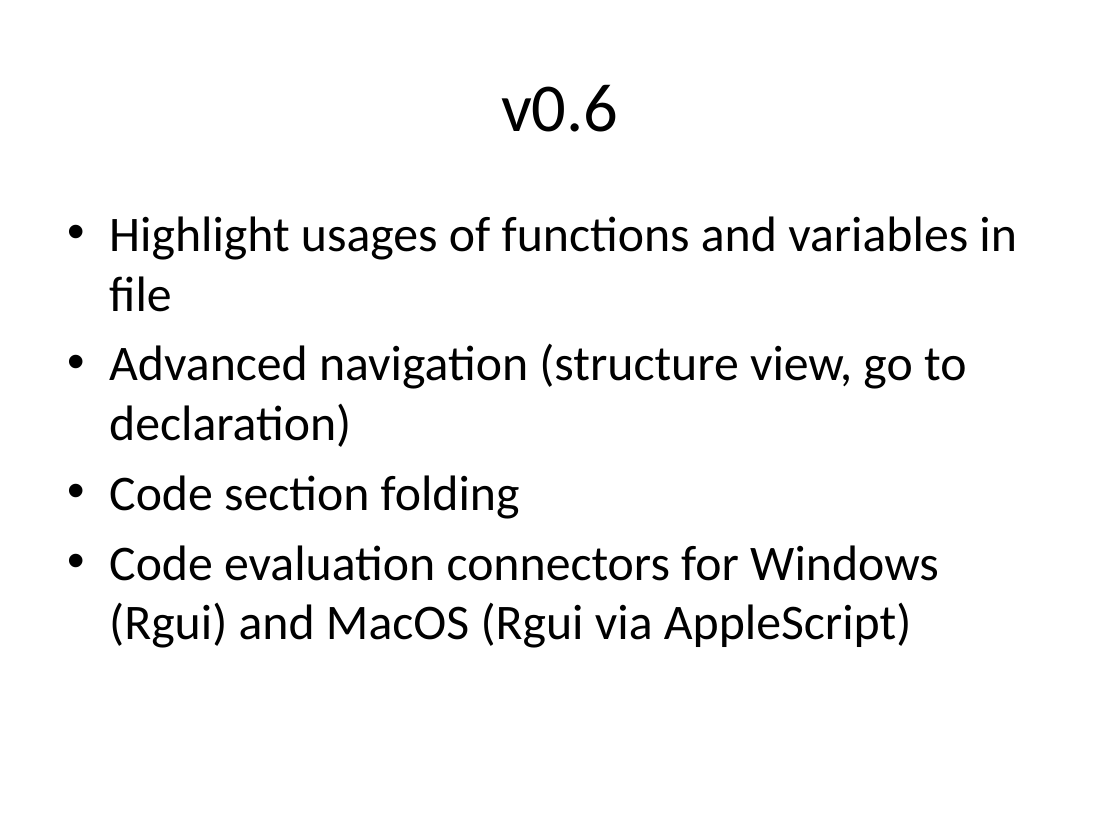
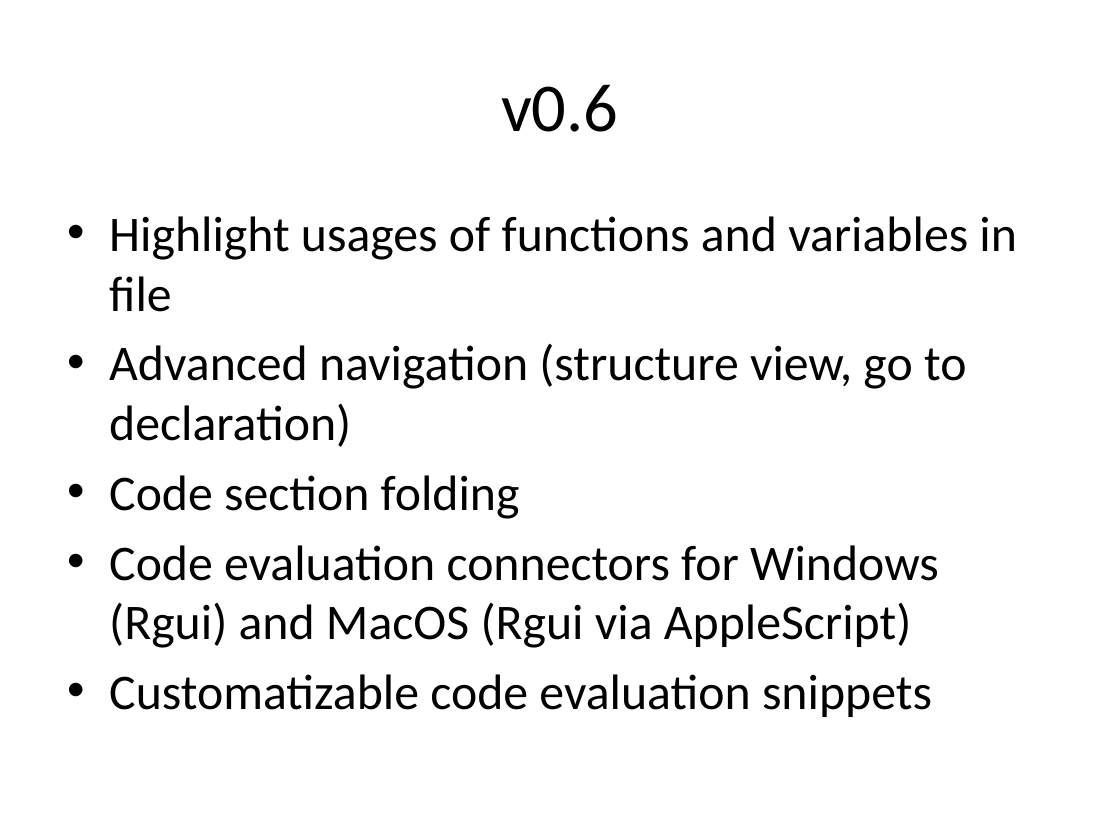
Before and after one commit to holgerbrandl/r4intellij, a slide deck: slide 2 of R4Intellij.pptx. Drawn at 1120x840 pixels with LibreOffice and Linux fonts; fonts in the diff are those of the drawing. Boxes give left, top, right and bottom in pixels: in the first picture for what was removed or moved away, otherwise in the second. Text is boxed around its words. In the diff, an @@ line names an element or a change of style, - is before the commit and + after.

```diff
--- a/R4Intellij.pptx
+++ b/R4Intellij.pptx
@@ text at (109,674,932,717): paragraph added @@
+• Customatizable code evaluation snippets
```
Also in this commit, not shown: 1 other slide changed, 2 other files.
